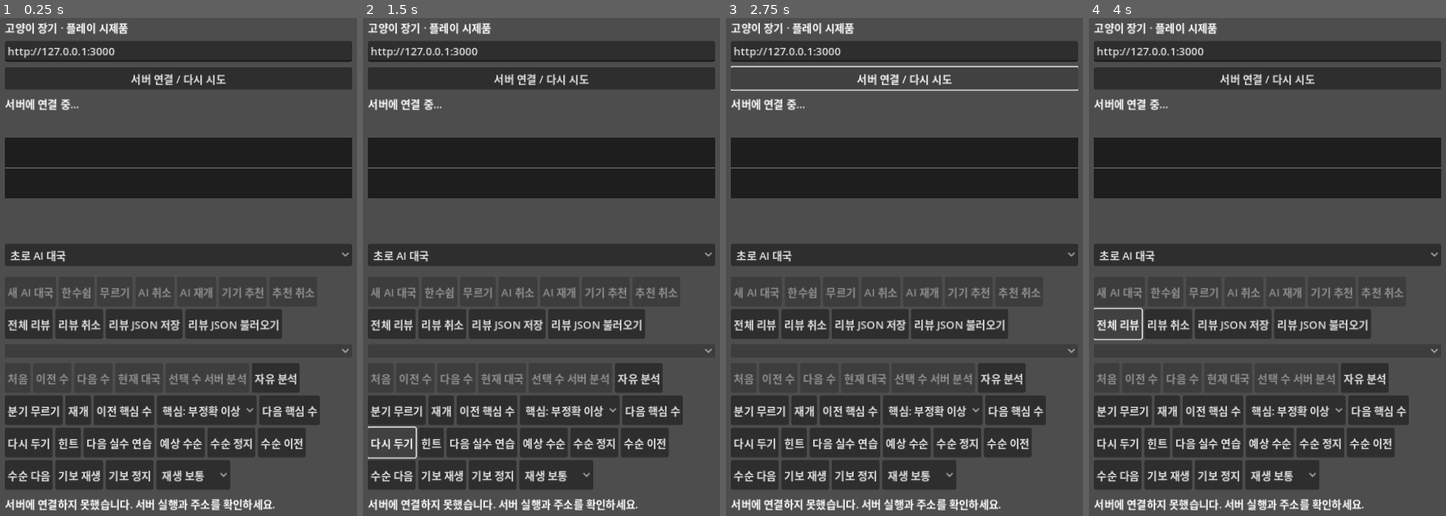
Above: before the commit, frames 1-4 (left to right).
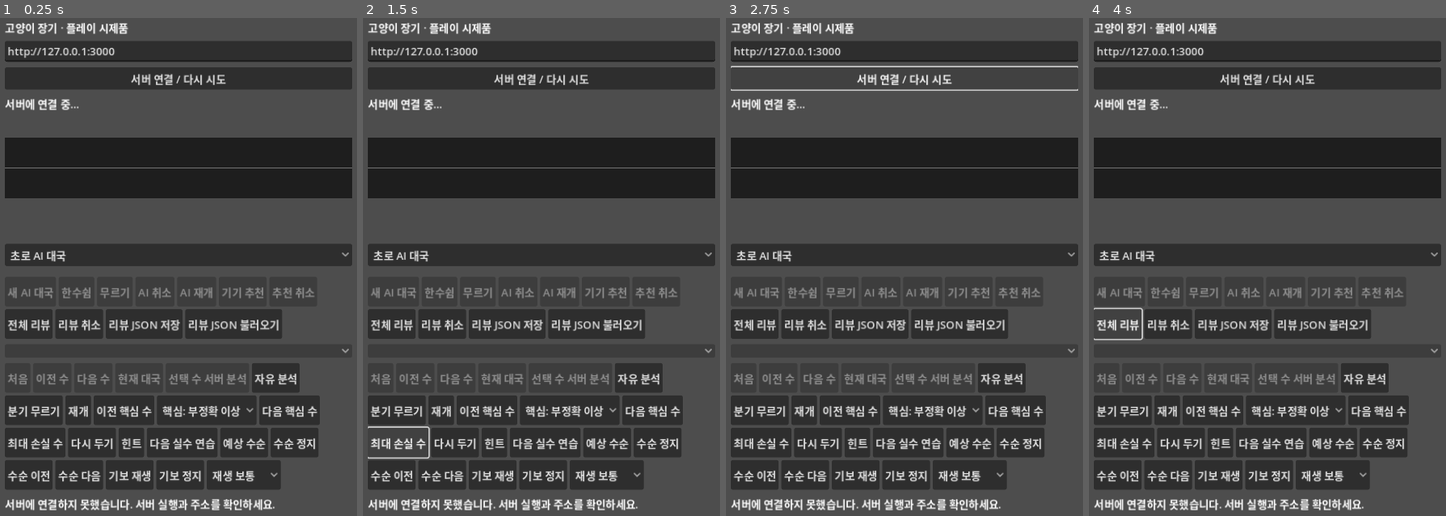
Above: after the commit, the same moments.

Repository: YU-Kangg/janggiAI
Game: Godot game, scene res://main.tscn
Same seed, same stepped clock (60 frames per second), same inputs: the game is played once before the commit and once after it.
Inputs (mouse positions are in pixels of both pictures, inside the frame that each line leads up to):
- Up to frame 1 (0.25 s): no input
- Up to frame 2 (1.5 s): click "다음 핵심 수" at 0.5 s; click (398, 441) at 1.25 s, where only the run after the commit has a clickable "최대 손실 수"
- Up to frame 3 (2.75 s): click "서버 연결 / 다시 시도" at 2 s
- Up to frame 4 (4 s): click "초로 AI 대국" at 2.75 s; click "전체 리뷰" at 3.5 s

The runs differ from the first frame. In frame 1, 2.9% of the frame differs, in the area x 2-90%, y 82-95%; in frame 2, 2.9%, in the area x 2-90%, y 81-95%; in frame 3, 2.9%; in frame 4, 2.9%.

Commit message:
feat(review): 최대 손실 수 이동 추가

Diff:
--- a/godot/main.gd
+++ b/godot/main.gd
@@ -47,6 +47,7 @@
 var evaluation_graph = EvaluationGraph.new()
 var previous_key_move_button := Button.new()
 var next_key_move_button := Button.new()
+var worst_move_button := Button.new()
 var key_move_filter := OptionButton.new()
 var retry_button := Button.new()
 var retry_mode := false
@@ -195,6 +196,10 @@
 	next_key_move_button.custom_minimum_size.y = 44
 	next_key_move_button.pressed.connect(next_key_move)
 	navigation.add_child(next_key_move_button)
+	worst_move_button.text = "최대 손실 수"
+	worst_move_button.custom_minimum_size.y = 44
+	worst_move_button.pressed.connect(show_worst_move)
+	navigation.add_child(worst_move_button)
 	retry_button.text = "다시 두기"
 	retry_button.custom_minimum_size.y = 44
 	retry_button.pressed.connect(start_retry)
@@ -721,6 +726,17 @@
 		return
 	var ply := next_key_ply(view_ply())
 	if ply >= 0:
+		show_review(ply)
+
+func worst_move_ply() -> int:
+	var worst: Variant = full_review.get("summary", {}).get("worstMove")
+	return int(worst.get("ply", -1)) if worst is Dictionary else -1
+
+func show_worst_move() -> void:
+	if pending or not variation.is_empty():
+		return
+	var ply := worst_move_ply()
+	if ply > 0:
 		show_review(ply)
 
 func clear_review_analysis() -> void:
@@ -1132,6 +1148,7 @@
 	variation_resume.disabled = pending or variation.is_empty()
 	previous_key_move_button.disabled = pending or review.is_empty() or not variation.is_empty() or previous_key_ply(view_ply()) < 0
 	next_key_move_button.disabled = pending or review.is_empty() or not variation.is_empty() or next_key_ply(view_ply()) < 0
+	worst_move_button.disabled = pending or not variation.is_empty() or worst_move_ply() < 1
 	retry_button.disabled = pending or review.is_empty() or not variation.is_empty() or view_ply() < 1 or cached_review_result(view_ply()).is_empty()
 	retry_hint_button.disabled = pending or not retry_mode or variation.is_empty() or not variation_moves.is_empty() or retry_hint_stage >= 2
 	retry_next_button.disabled = pending or not retry_succeeded() or next_key_ply(retry_review_ply) < 0
--- a/godot/smoke.gd
+++ b/godot/smoke.gd
@@ -82,6 +82,11 @@
 	await wait_idle()
 	check(app.full_review.get("status") == "complete" and app.full_review.get("jobId") == completed_review_job, "completed review restored after reconnect")
 	check(app.evaluation_graph.values.size() == 3, "evaluation graph has initial and per-move points")
+	check(app.worst_move_ply() > 0 and not app.worst_move_button.disabled, "worst move navigation available")
+	var worst_ply: int = app.worst_move_ply()
+	app.show_worst_move()
+	await wait_idle()
+	check(app.review.moves.size() == worst_ply, "worst move navigation")
 	app.evaluation_graph.ply_selected.emit(1)
 	await wait_idle()
 	check(app.review.moves.size() == 1, "evaluation graph navigates to selected ply")
Not shown, changed: PROGRESS.md
